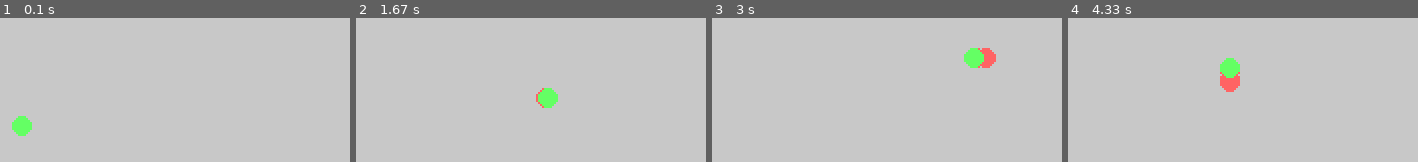
Above: before the commit, frames 1-4 (left to right).
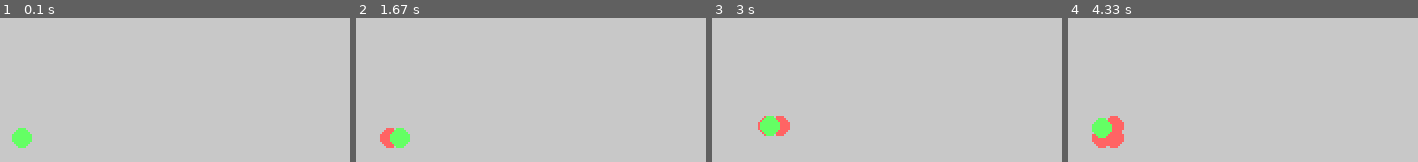
Above: after the commit, the same moments.

Repository: BlackGn0m/PyGameLearn
Game: pygame game, started from Chain.py
Same seed, same stepped clock (60 frames per second), same inputs: the game is played once before the commit and once after it.
Inputs:
- Up to frame 1 (0.1 s): no input
- Up to frame 2 (1.67 s): hold / 0.33-0.8 s; hold Right 0.33-0.8 s; tap * at 0.83 s; tap / at 1.17 s; hold Right from 1.5 s (still down); tap + at 1.65 s
- Up to frame 3 (3 s): release Right at 1.97 s; hold Up 2-2.3 s; hold Right 2.33-2.8 s; hold Left from 2.83 s (still down); tap + at 2.98 s
- Up to frame 4 (4.33 s): release Left at 3.37 s; hold Down 3.4-3.7 s; hold Left 3.73-4.13 s; hold Up from 4.17 s (still down); tap + at 4.32 s

The runs differ from the first frame. In frame 1, 0.9% of the frame differs, in the area x 3-10%, y 68-91%; in frame 2, 1.7%; in frame 3, 2.1%; in frame 4, 2.9%, in the area x 6-50%, y 27-91%.

Commit message:
Fix speed chain

Diff:
--- a/Chain.py
+++ b/Chain.py
@@ -78,7 +78,7 @@
         for i in range(self._length - 1):
             self._elems[i] = self._elems[i + 1]
         x, y = self._elems[-1]
-        x, y = self._changeCoord(x, y, self._speed)
+        x, y = self._changeCoord(x, y, self._radius + self._speed)
         self._elems[-1] = (x, y)
         return True
 
@@ -89,6 +89,9 @@
     clock = pygame.time.Clock()
     chain = Chain(display, 1)
     isEnd = False
+    CHAIN_MOVE_EVENT = pygame.USEREVENT + 1
+    updateSpeed = 500
+    pygame.time.set_timer(CHAIN_MOVE_EVENT, updateSpeed)
 
     while True:
         for event in pygame.event.get():
@@ -109,10 +112,20 @@
                     chain.changeDirect(DIRECT_DOWN)
                 if event.key == pygame.K_KP_PLUS:
                     chain.addElem()
+                if event.key == pygame.K_KP_DIVIDE:
+                    updateSpeed -= 10
+                    pygame.time.set_timer(CHAIN_MOVE_EVENT, updateSpeed)
+                    print(updateSpeed)
+                if event.key == pygame.K_KP_MULTIPLY:
+                    updateSpeed += 10
+                    pygame.time.set_timer(CHAIN_MOVE_EVENT, updateSpeed)
+                    print(updateSpeed)
+            if event.type == CHAIN_MOVE_EVENT:
+                if not isEnd:
+                    isEnd = not chain.update()
         # ---------- Paint scene --------------
         display.fill(COLOR_WHITE)
-        if not isEnd:
-            isEnd = not chain.update()
+
         chain.showchain()
 
         # --------- Update display ------------
